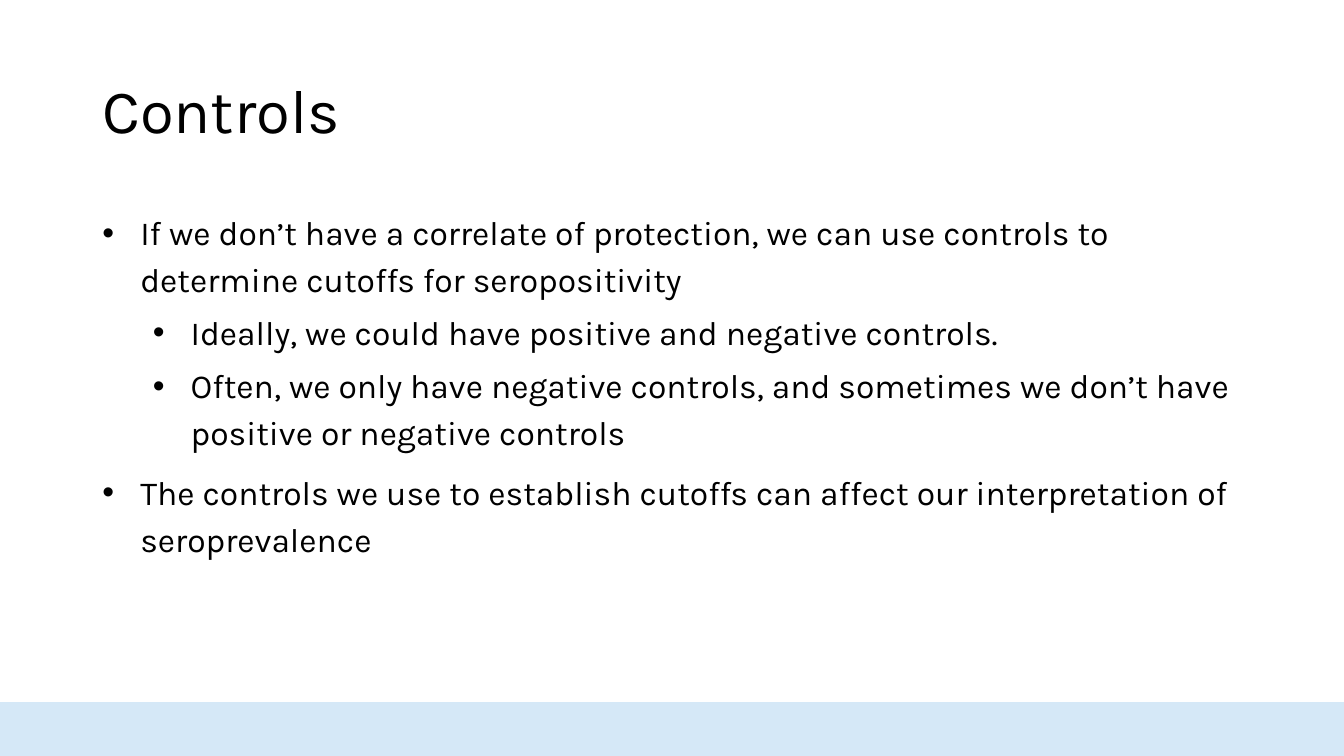
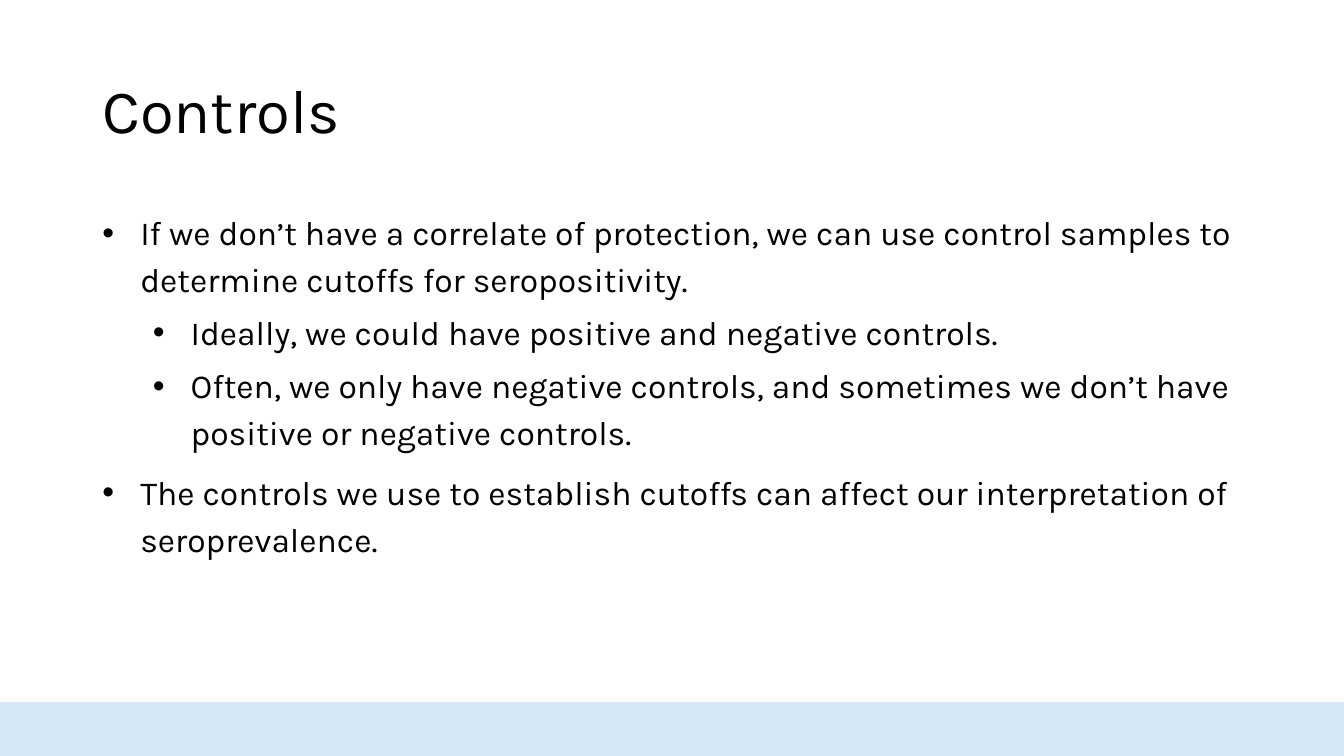
Before and after one commit to HopkinsIDD/seroanalytics_workshop, a slide deck: slide 21 of Lecture 3/Lecture 3 draft v2.pptx (slide 20 before the commit). Drawn at 1344x756 pixels with LibreOffice and Linux fonts; fonts in the diff are those of the drawing; background and template pictures are left out. Boxes give left, top, right and bottom in pixels: in the first picture for what was removed or moved away, otherwise in the second. Text is boxed around its words. In the diff, an @@ line names an element or a change of style, - is before the commit and + after.

```diff
--- a/Lecture 3/Lecture 3 draft v2.pptx
+++ b/Lecture 3/Lecture 3 draft v2.pptx
@@ text at <box>140,222,1230,301</box>: text changed @@
-• If we don’t have a correlate of protection, we can use controls to determine cutoffs for seropositivity
+• If we don’t have a correlate of protection, we can use control samples to determine cutoffs for seropositivity.
@@ text at <box>140,375,1229,560</box>: text changed @@
-  • Often, we only have negative controls, and sometimes we don’t have positive or negative controls
-• The controls we use to establish cutoffs can affect our interpretation of seroprevalence
+  • Often, we only have negative controls, and sometimes we don’t have positive or negative controls.
+• The controls we use to establish cutoffs can affect our interpretation of seroprevalence.
```
Also in this commit, not shown: 22 other slides changed, 1 slide added, 1 other file.
